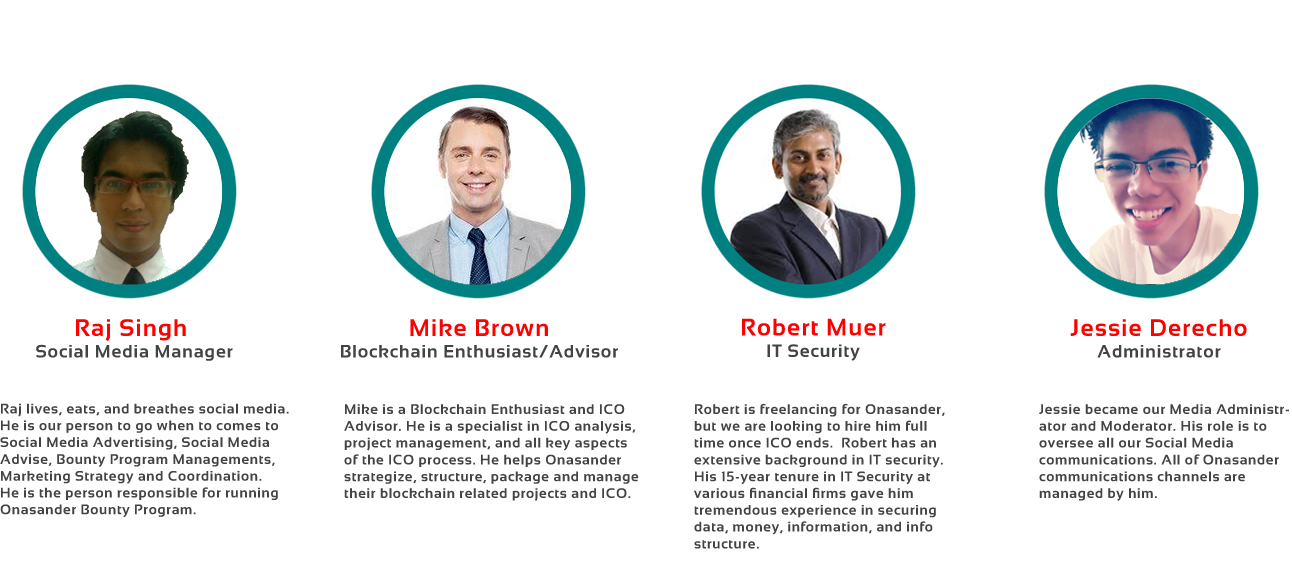
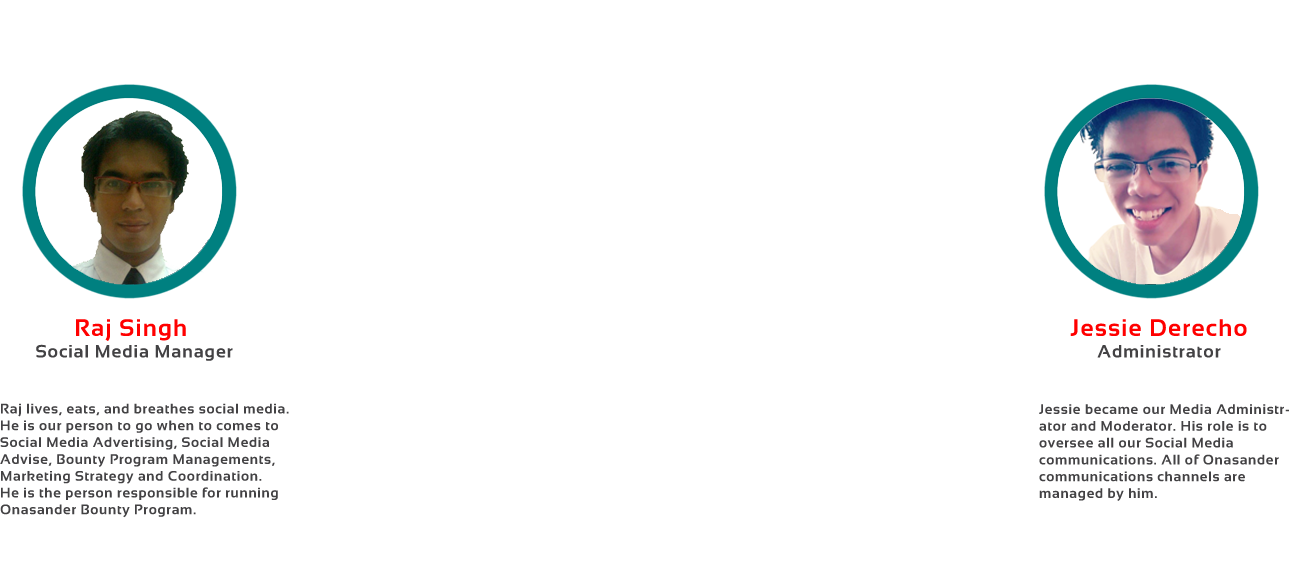
Revision of a layered w=1292, h=568 image; what changed, layer by layer:
hid group "Anna" (1st of 2) (5 layers) over [341, 84, 639, 501]
hid group "Robert" (1st of 2) (3 layers) over [694, 84, 945, 549]
